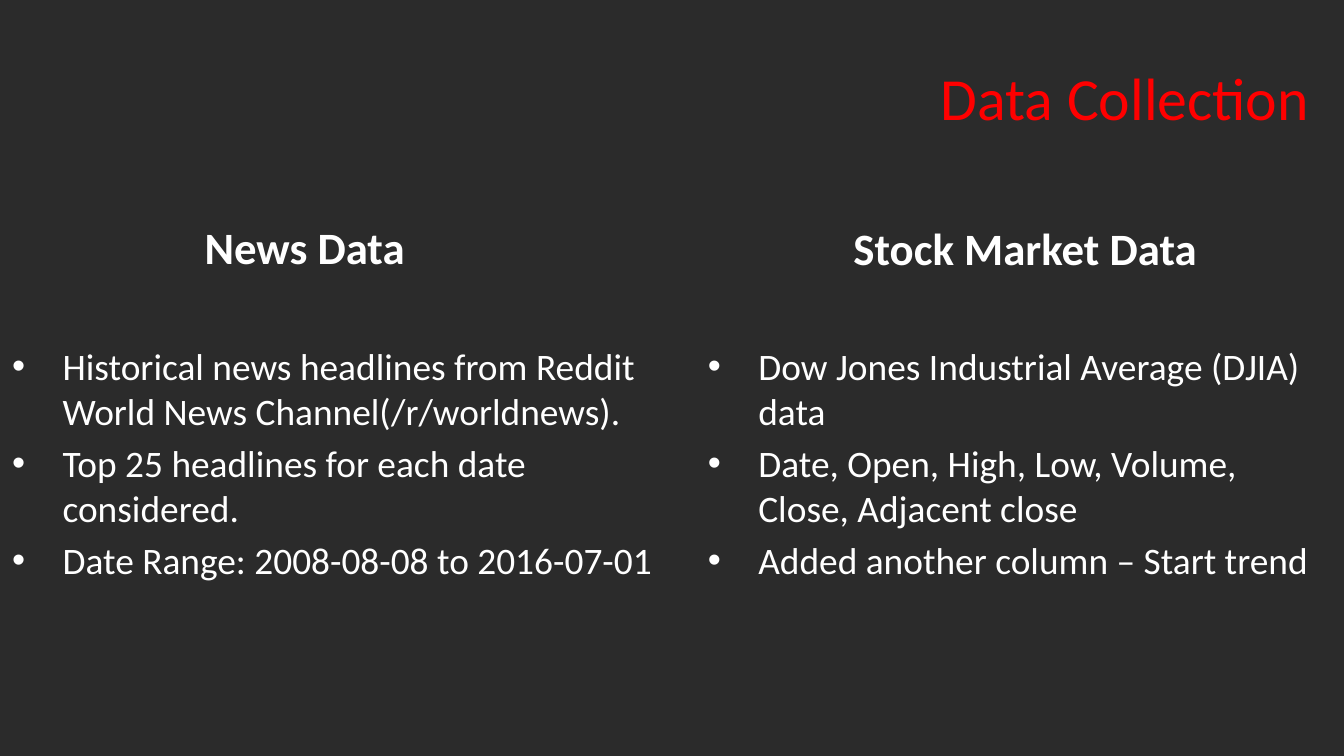
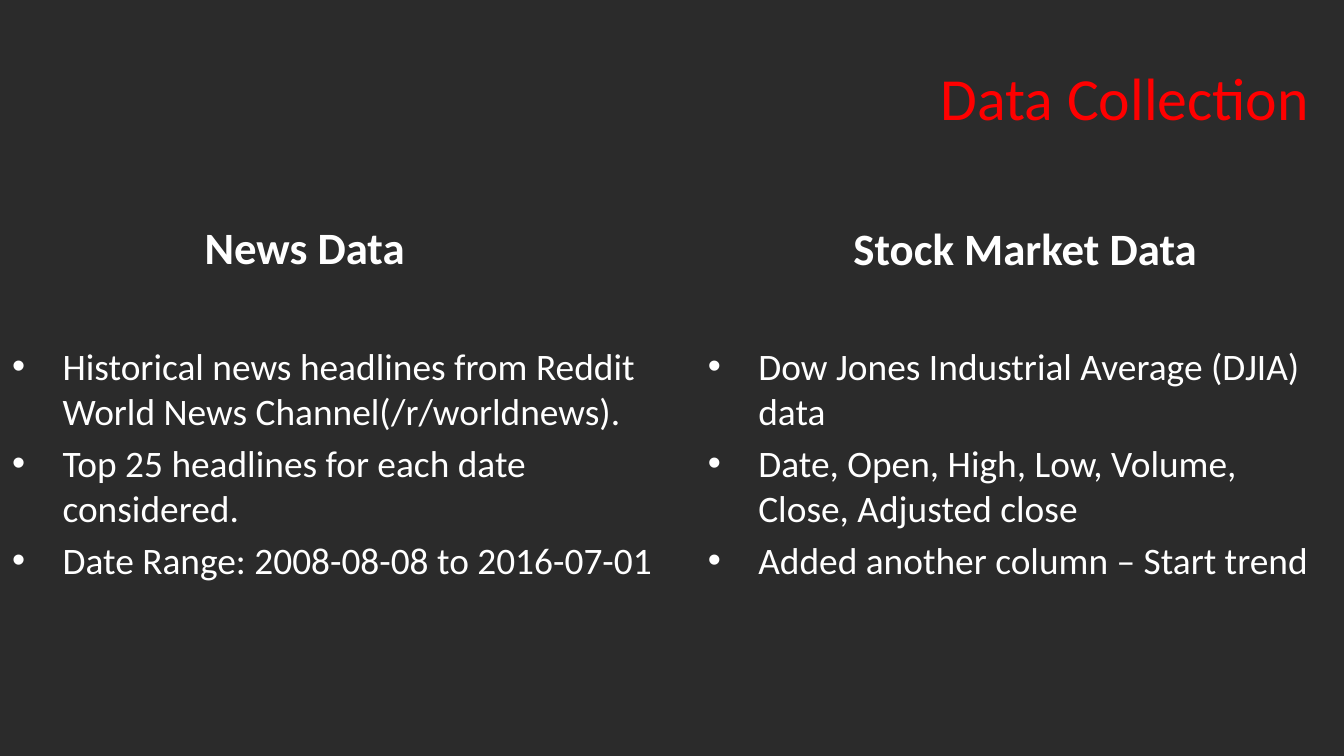
Before and after one commit to arundhathi-patil/ISM-6390-Data-Science-Project, a slide deck: slide 4 of DSP Presentation.pptx (slide 2 before the commit). Drawn at 1344x756 pixels with LibreOffice and Linux fonts; fonts in the diff are those of the drawing; background and template pictures are left out; a plain dark background stands for a picture behind light text. Boxes give left, top, right and bottom in pixels: in the first picture for what was removed or moved away, otherwise in the second. Text is boxed around its words. In the diff, an @@ line names an element or a change of style, - is before the commit and + after.

```diff
--- a/DSP Presentation.pptx
+++ b/DSP Presentation.pptx
@@ text at <box>758,451,1236,529</box>: text changed @@
-• Date, Open, High, Low, Volume, Close, Adjacent close
+• Date, Open, High, Low, Volume, Close, Adjusted close
```
Also in this commit, not shown: 4 other slides changed, 4 slides added, 1 slide removed.
